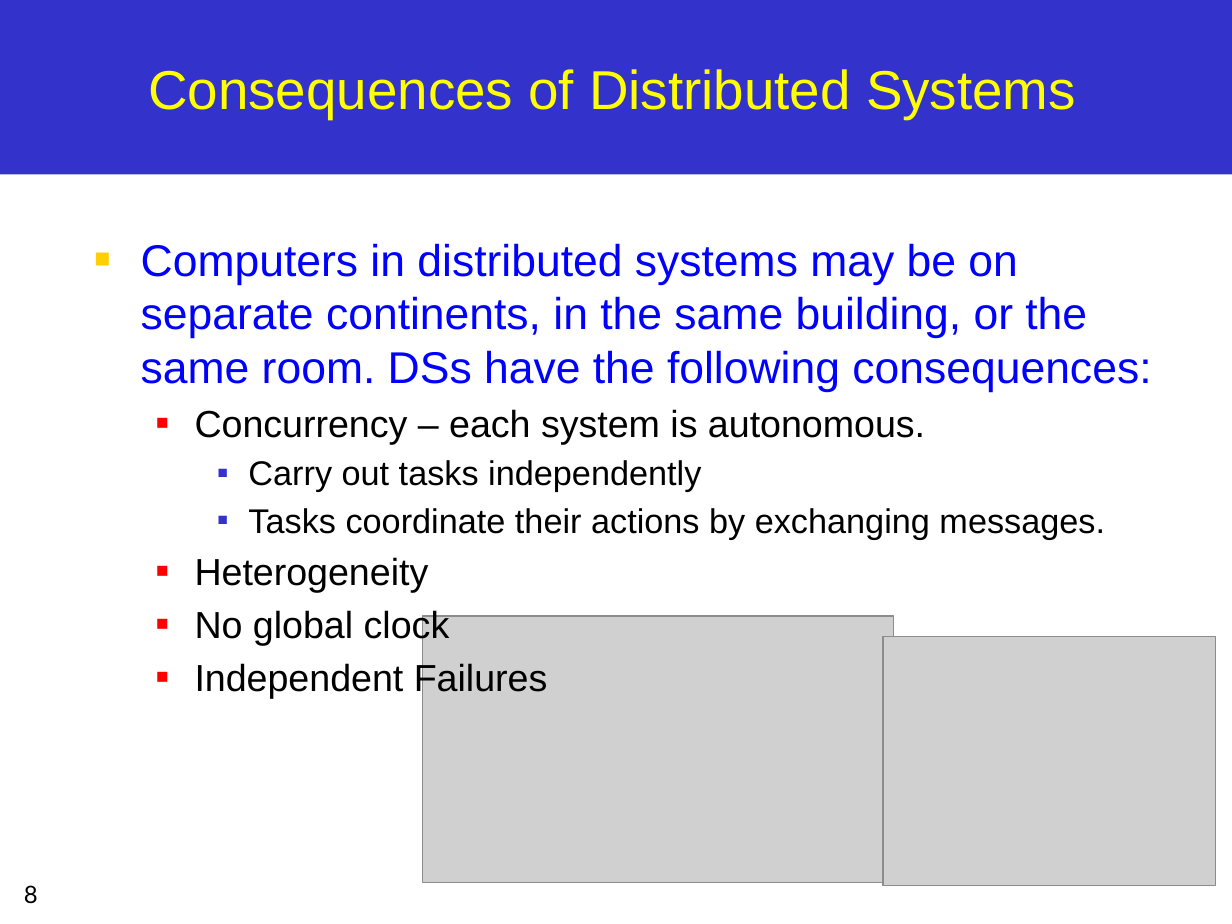
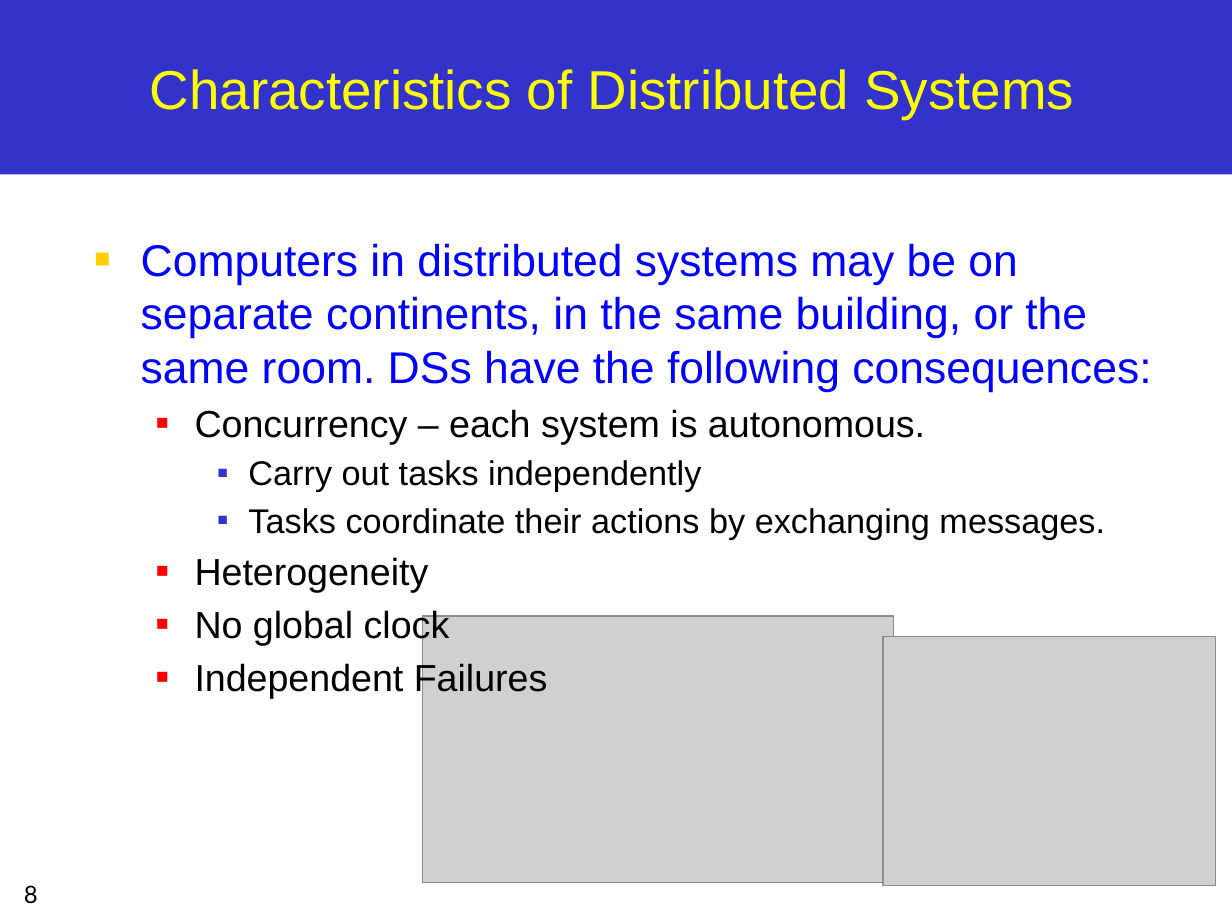
Before and after one commit to hassan010802002/FCI_4th_YEAR, a slide deck: slide 8 of TERM_2/Lectures/Distributed Systems/Lecture 1 - Introduction to Distributed Systems.pptx. Drawn at 1232x924 pixels with LibreOffice and Linux fonts; fonts in the diff are those of the drawing; grey boxes stand for pictures. Boxes give left, top, right and bottom in pixels: in the first picture for what was removed or moved away, otherwise in the second. Text is boxed around its words. In the diff, an @@ line names an element or a change of style, - is before the commit and + after.

```diff
--- a/TERM_2/Lectures/Distributed Systems/Lecture 1 - Introduction to Distributed Systems.pptx
+++ b/TERM_2/Lectures/Distributed Systems/Lecture 1 - Introduction to Distributed Systems.pptx
@@ title at (150, 69, 1074, 119): text changed @@
-Consequences of Distributed Systems
+Characteristics of Distributed Systems
```
Also in this commit, not shown: 5 other slides changed, 1 slide removed, 46 other files.
